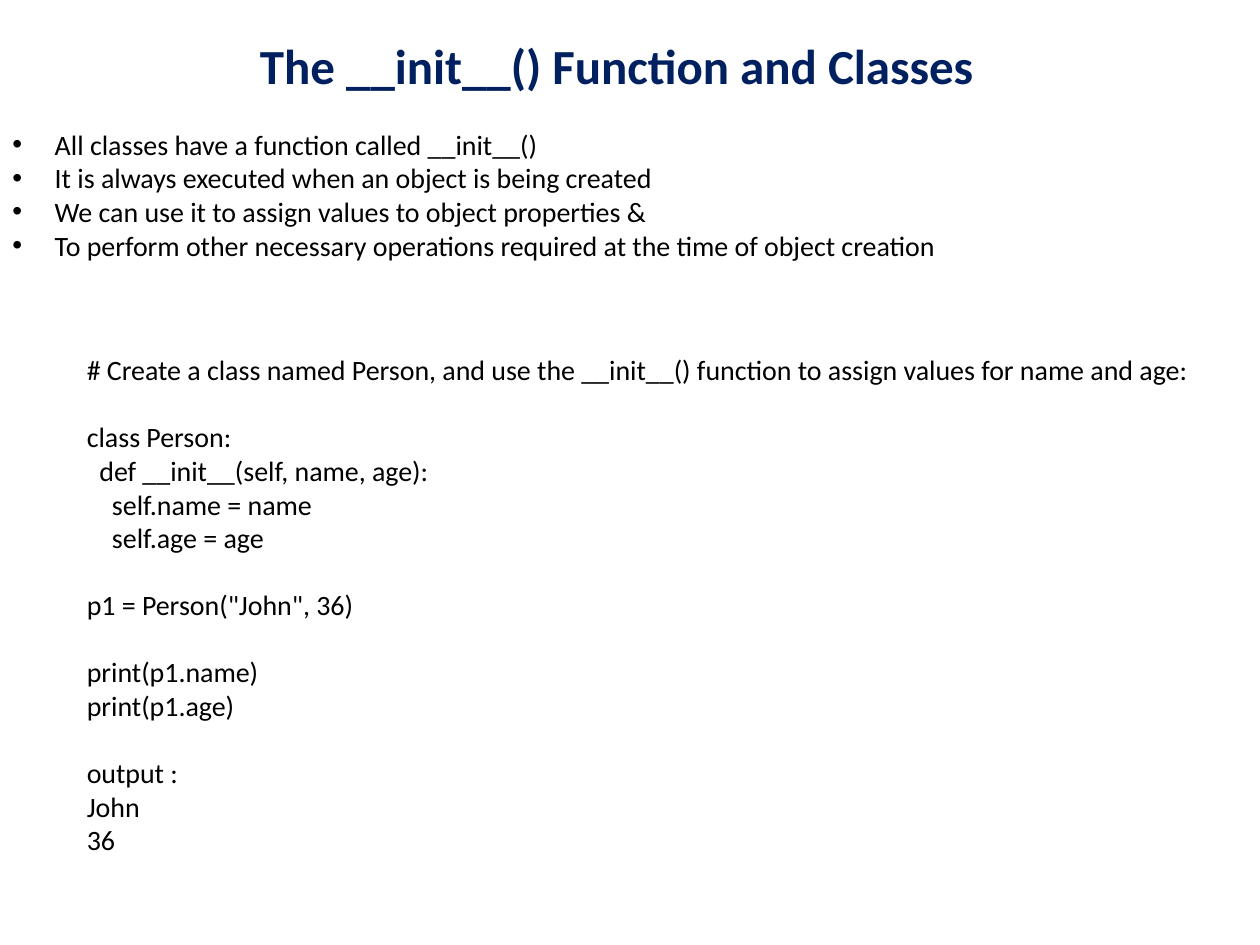
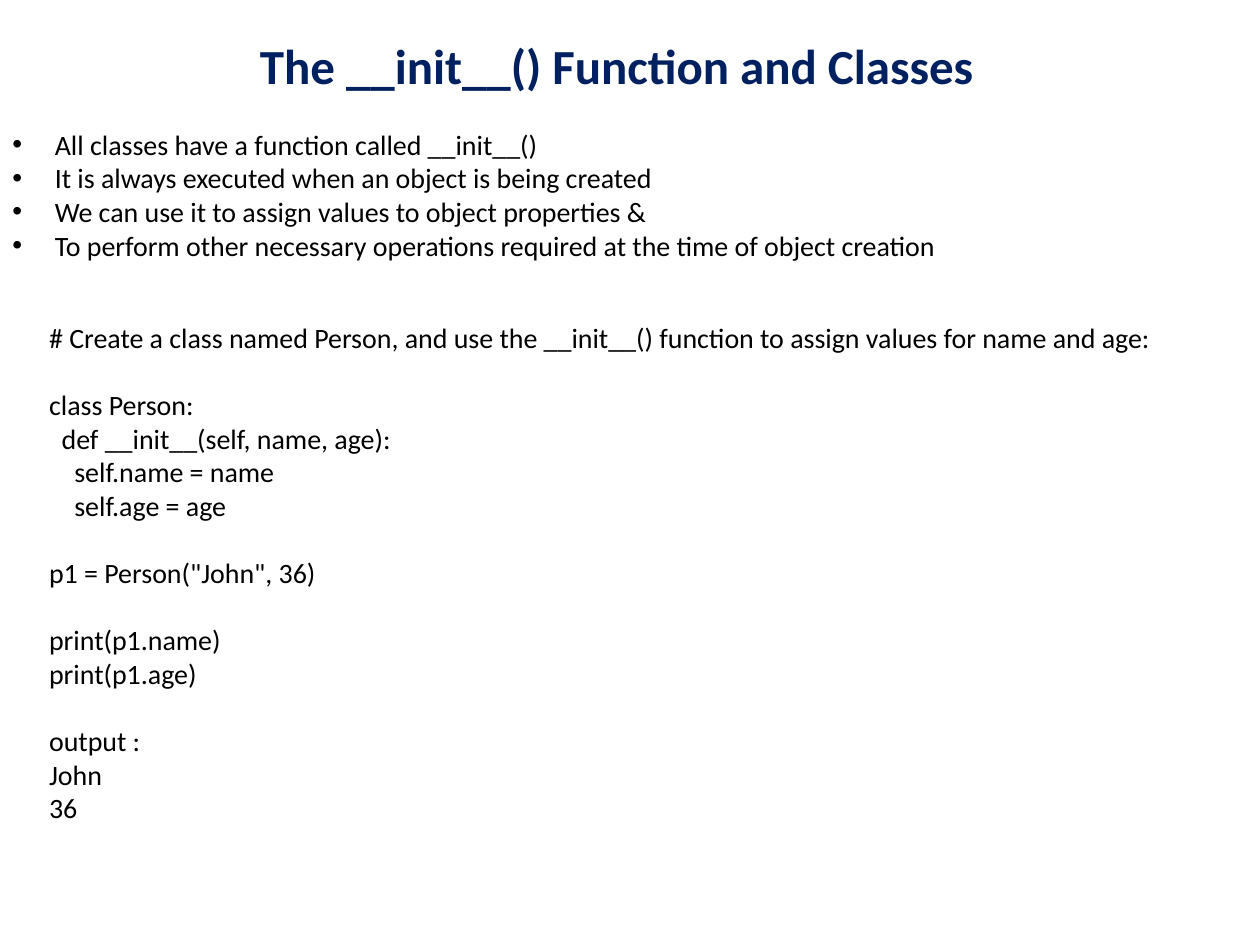
Before and after one commit to ashishjain1547/public_lessons_in_python, a slide deck: slide 3 of Ch 19 - Classes and Objects/Python Classes and Objects.pptx. Drawn at 1260x945 pixels with LibreOffice and Linux fonts; fonts in the diff are those of the drawing. Boxes give left, top, right and bottom in pixels: in the first picture for what was removed or moved away, otherwise in the second. Text is boxed around its words. In the diff, an @@ line names an element or a change of style, - is before the commit and + after.

```diff
--- a/Ch 19 - Classes and Objects/Python Classes and Objects.pptx
+++ b/Ch 19 - Classes and Objects/Python Classes and Objects.pptx
@@ text "# Create a class named ..." moved from (x1=87, y1=359, x2=1187, y2=851) to (x1=49, y1=327, x2=1150, y2=819) @@
```
Also in this commit, not shown: 1 other slide changed, 45 other files.
